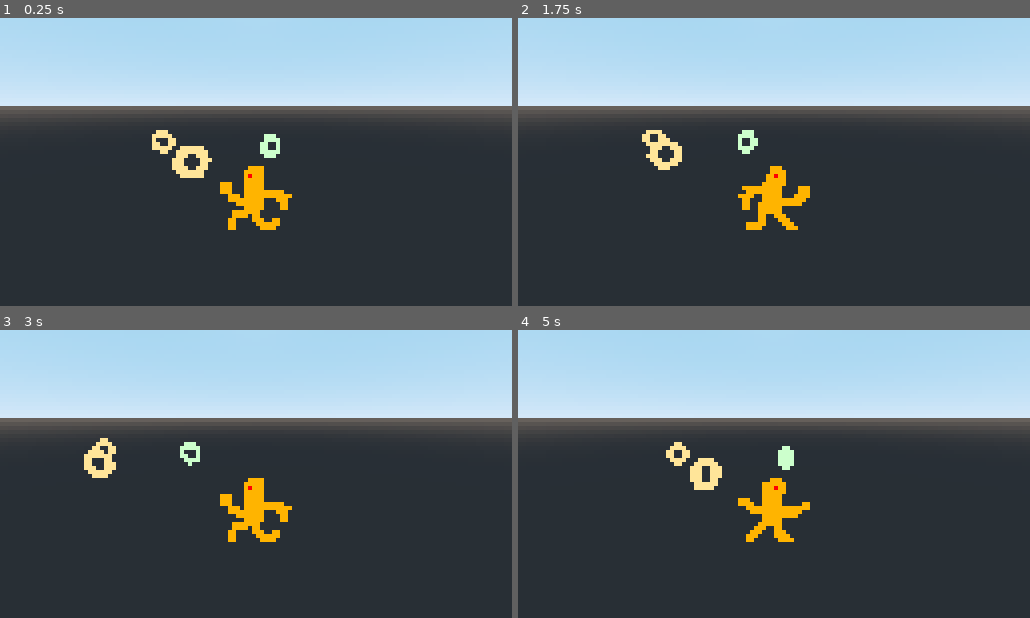
Above: before the commit, frames 1-4 (two rows, left to right).
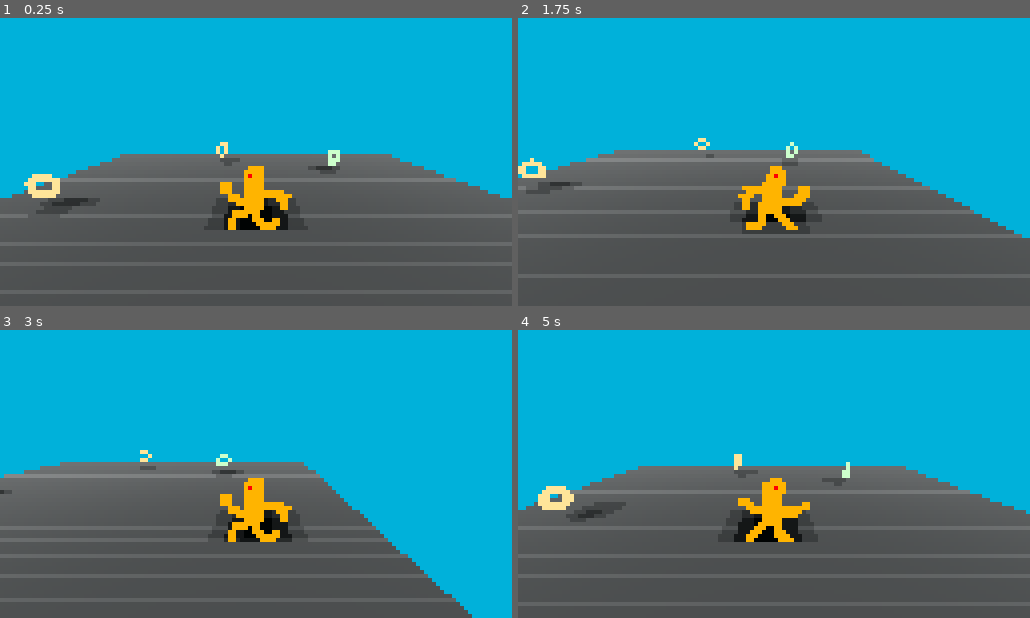
Above: after the commit, the same moments.

Repository: dedekm/loopy-loops
Game: Godot game, scene res://src/Level.tscn
Two runs of this game, one before a commit and one after it. Both use one fixed random seed, a clock stepped at 60 frames per second and the inputs below.
Inputs:
- Up to frame 1 (0.25 s): no input
- Up to frame 2 (1.75 s): hold D (strafe_right) 0.53-1.28 s; hold S (move_backward) from 1.28 s (still down)
- Up to frame 3 (3 s): release S (move_backward) at 2.03 s; hold D (strafe_right) 2.03-2.78 s; hold W (move_forward) from 2.78 s (still down)
- Up to frame 4 (5 s): release W (move_forward) at 3.53 s; hold Left (strafe_left) from 3.53 s (still down)

The runs differ from the first frame. In frame 1, 98% of the frame differs, in the area x 0-100%, y 0-100%; in frame 2, 98%; in frame 3, 98%; in frame 4, 98%.

Commit message:
add shadows

Diff:
--- a/src/Level.tscn
+++ b/src/Level.tscn
@@ -1,8 +1,17 @@
-[gd_scene load_steps=4 format=2]
+[gd_scene load_steps=7 format=2]
 
 [ext_resource path="res://src/Player.tscn" type="PackedScene" id=1]
 [ext_resource path="res://src/Loop.tscn" type="PackedScene" id=2]
 [ext_resource path="res://src/Level.gd" type="Script" id=3]
+
+[sub_resource type="PlaneMesh" id=1]
+
+[sub_resource type="SpatialMaterial" id=2]
+albedo_color = Color( 0.513726, 0.513726, 0.513726, 1 )
+
+[sub_resource type="Environment" id=3]
+background_mode = 1
+background_color = Color( 0, 0.694118, 0.854902, 1 )
 
 [node name="Level" type="Spatial"]
 script = ExtResource( 3 )
@@ -11,10 +20,23 @@
 transform = Transform( 1, 0, 0, 0, 1, 0, 0, 0, 1, 0, 1, 0 )
 
 [node name="Loop" parent="." instance=ExtResource( 2 )]
-transform = Transform( 1, 0, 0, 0, 1, 0, 0, 0, 1, 1, 1, -8 )
+transform = Transform( 1, 0, 0, 0, 1, 0, 0, 0, 1, 4, 1, -5 )
 
 [node name="Loop2" parent="." instance=ExtResource( 2 )]
-transform = Transform( 1, 0, 0, 0, 1, 0, 0, 0, 1, -7, 1, -10 )
+transform = Transform( 1, 0, 0, 0, 1, 0, 0, 0, 1, -7, 1, -1 )
 
 [node name="Loop3" parent="." instance=ExtResource( 2 )]
-transform = Transform( 1, 0, 0, 0, 1, 0, 0, 0, 1, -3, 1, -4 )
+transform = Transform( 1, 0, 0, 0, 1, 0, 0, 0, 1, -2, 1, -7 )
+
+[node name="Floor" type="MeshInstance" parent="."]
+transform = Transform( 10, 0, 0, 0, 10, 0, 0, 0, 10, 0, 0, 0 )
+mesh = SubResource( 1 )
+material/0 = SubResource( 2 )
+
+[node name="WorldEnvironment" type="WorldEnvironment" parent="."]
+environment = SubResource( 3 )
+
+[node name="DirectionalLight" type="DirectionalLight" parent="."]
+transform = Transform( 1, 0, 0, 0, 0.707107, 0.707107, 0, -0.707107, 0.707107, 5, 5, 5 )
+shadow_enabled = true
+directional_shadow_mode = 0
--- a/src/Loop.tscn
+++ b/src/Loop.tscn
@@ -27,14 +27,14 @@
 script = ExtResource( 2 )
 
 [node name="Torus001" parent="." index="0"]
-transform = Transform( 1, 0, 0, 0, -4.37114e-08, -1, 0, 1, -4.37114e-08, 0, 0, 0 )
+transform = Transform( 0.5, 0, 0, 0, -2.18557e-08, -0.5, 0, 0.5, -2.18557e-08, 0, 0, 0 )
 
 [node name="Area" type="Area" parent="." index="1"]
 collision_layer = 4
 collision_mask = 2
 
 [node name="CollisionShape" type="CollisionShape" parent="Area" index="0"]
-transform = Transform( 0.75, 0, 0, 0, -4.07302e-08, -0.75, 0, 0.25, -1.22191e-07, 0, 0, 0 )
+transform = Transform( 0.4, 0, 0, 0, -8.74228e-09, -0.4, 0, 0.2, -1.74846e-08, 0, 0, 0 )
 shape = SubResource( 1 )
 
 [node name="AnimationPlayer" type="AnimationPlayer" parent="." index="2"]
--- a/src/Player.tscn
+++ b/src/Player.tscn
@@ -4,6 +4,7 @@
 [ext_resource path="res://assets/player.png" type="Texture" id=2]
 
 [sub_resource type="BoxShape" id=2]
+extents = Vector3( 0.8, 0.8, 0.4 )
 
 [sub_resource type="AtlasTexture" id=3]
 flags = 3
@@ -41,6 +42,8 @@
 
 [node name="Sprite" type="AnimatedSprite3D" parent="."]
 transform = Transform( 12, 0, 0, 0, 12, 0, 0, 0, 12, 0, 0, 0 )
+cast_shadow = 2
+alpha_cut = 2
 frames = SubResource( 6 )
 animation = "run"
 frame = 2
